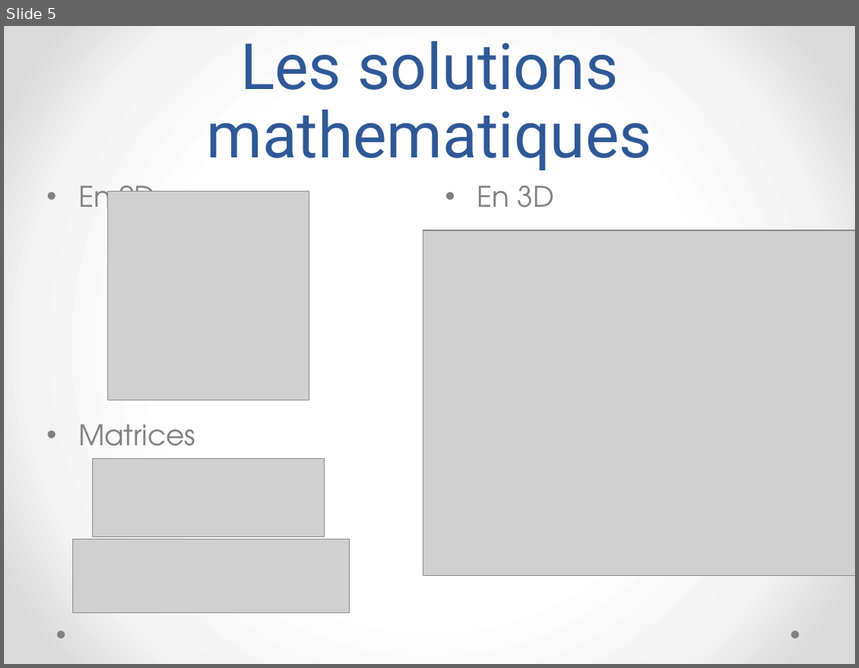
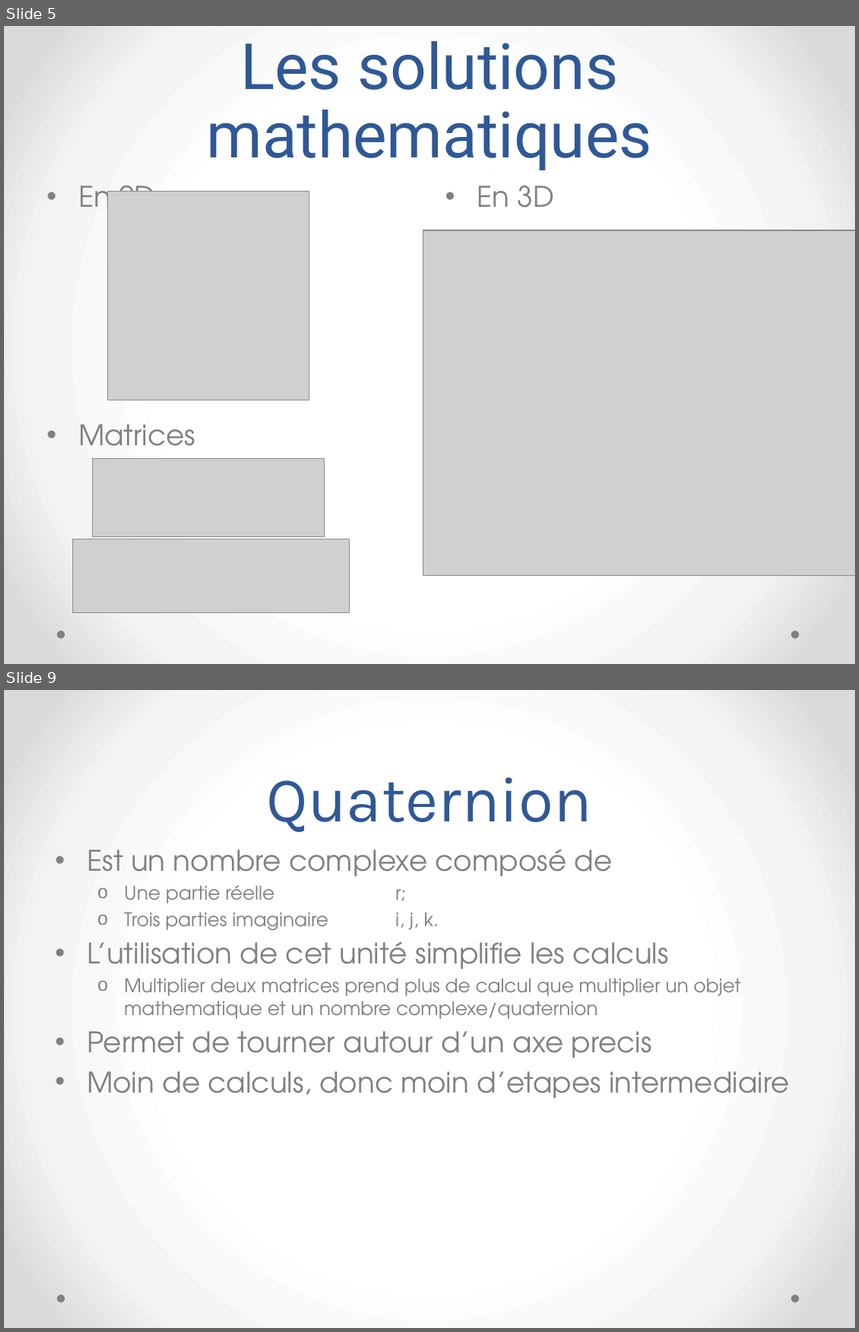
Before and after one commit to megaturbo/TurboSpin, a slide deck: Presentation/MatrixLite.pptx. Shown one above the other, each under a label of ours: slide 5 before the commit, slides 5 and 9 after it; the slides between them are not shown. The pictures are 859x668 and 859x1332 pixels, drawn with LibreOffice and Linux fonts; fonts in the diff are those of the drawing; grey boxes stand for pictures. Boxes give left, top, right and bottom in pixels: in the first picture for what was removed or moved away, otherwise in the second. Text is boxed around its words. In the diff, an @@ line names an element or a change of style, - is before the commit and + after.

```diff
--- a/Presentation/MatrixLite.pptx
+++ b/Presentation/MatrixLite.pptx
@@ slide 9 added at [4, 690, 855, 1328], background gradient #FFFFFF to #F4F4F4 to #DADADA; not listed: 2 template elements that a slide beside it also shows @@
@@ title added at [266, 777, 592, 832], 54 pt, text #2F5897 @@
+Quaternion
@@ text added at [87, 849, 789, 1098], 24 pt, text #808080 @@
+• Est un nombre complexe composé de
+  o Une partie réelle r;
+  o Trois parties imaginaire i, j, k.
+• L’utilisation de cet unité simplifie les calculs
+  o Multiplier deux matrices prend plus de calcul que multiplier un objet mathematique et un nombre complexe/quaternion
+• Permet de tourner autour d’un axe precis
+• Moin de calculs, donc moin d’etapes intermediaire
```
Also in this commit, not shown: 1 slide changed, 3 other slides added, 1 slide removed, 3 other files.
